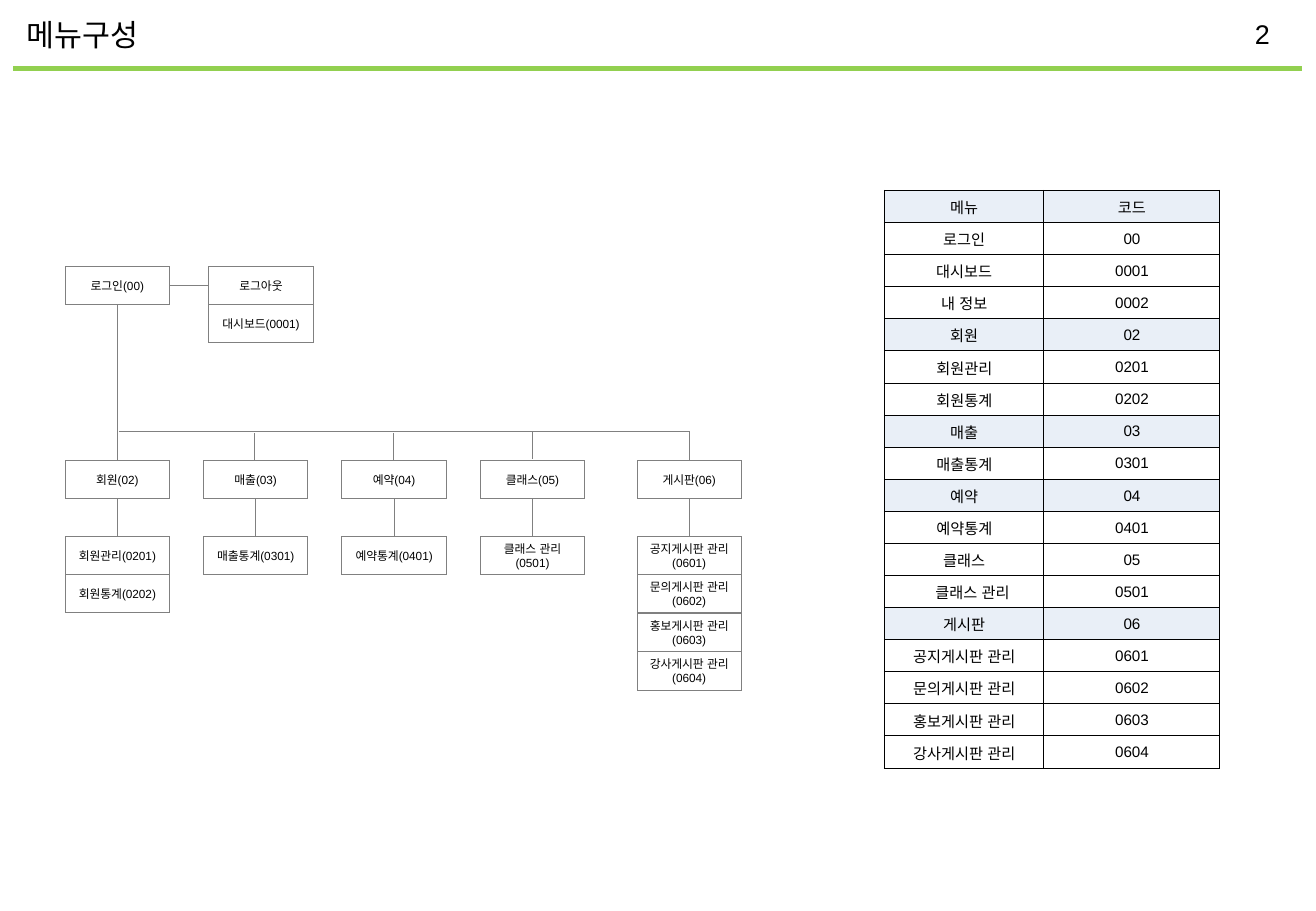
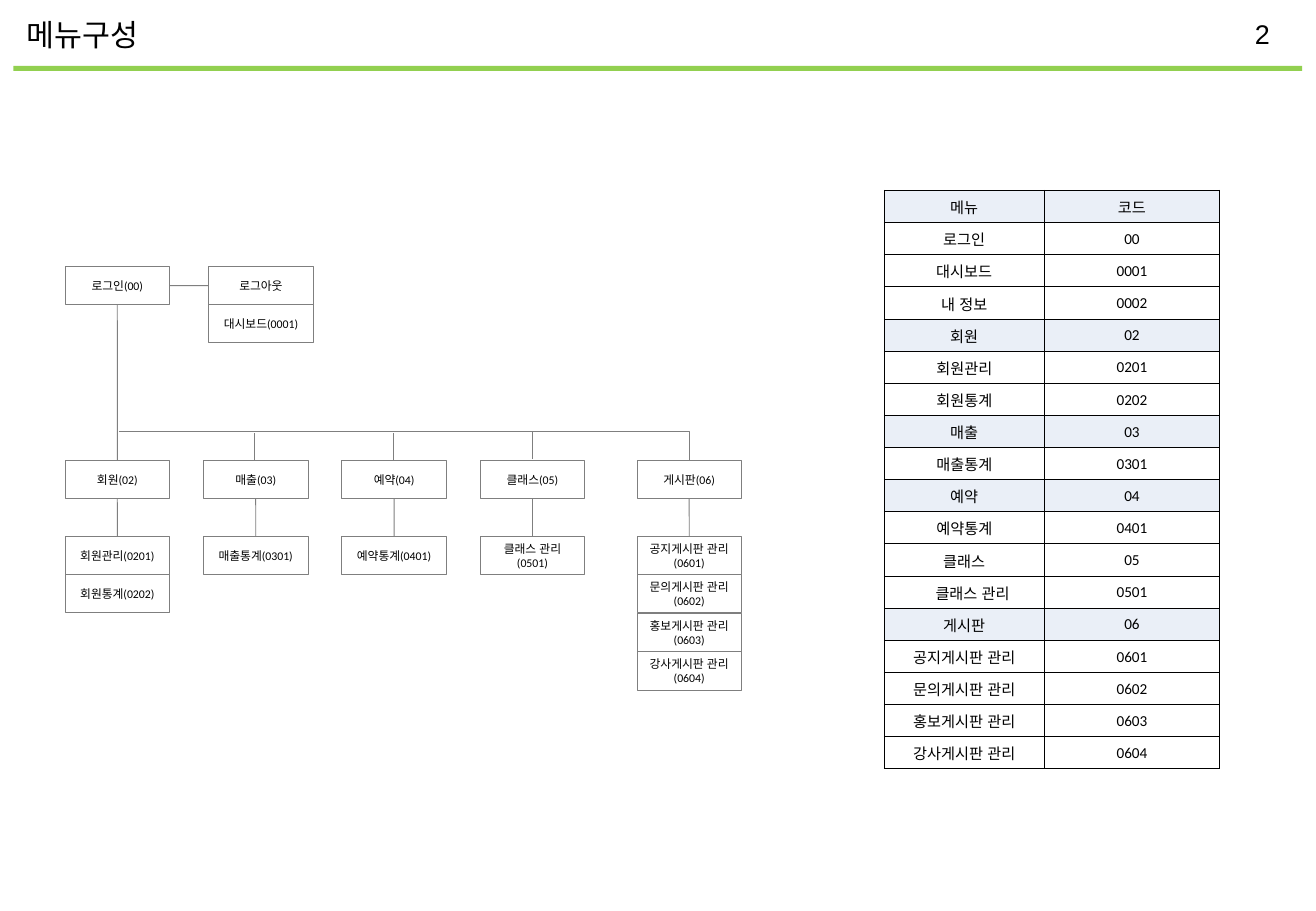
Before and after one commit to jmlim1107/jmlim1107.kh, a slide deck: slide 2 of 스토리보드/3조_스토리보드_20230314_관리자.pptx. Drawn at 1316x911 pixels with LibreOffice and Linux fonts; fonts in the diff are those of the drawing. Boxes give left, top, right and bottom in pixels: in the first picture for what was removed or moved away, otherwise in the second. Text is boxed around its words. In the diff, an @@ line names an element or a change of style, - is before the commit and + after.

```diff
--- a/스토리보드/3조_스토리보드_20230314_관리자.pptx
+++ b/스토리보드/3조_스토리보드_20230314_관리자.pptx
@@ table at <box>885,191,1220,769</box> @@
@@ font Arial to Noto Sans CJK KR in "메뉴", "코드", "로그인", "대시보드" and 15 more places @@
@@ font Arial to Calibri in "00", "0001", "0002", "02" and 13 more places @@
@@ rectangle "로그인(00)" at <box>66,266,170,305</box>: font Arial to Noto Sans CJK KR, font Arial to Calibri in "로그인(00)"; outline #808080 0.5 pt to #7F7F7F 0.5 pt @@
@@ rectangle "로그아웃" at <box>209,266,314,305</box>: font Arial to Noto Sans CJK KR; outline #808080 0.5 pt to #7F7F7F 0.5 pt @@
@@ line (118, 305) - (118, 462): stroke #808080 0.5 pt to #7F7F7F 0.5 pt @@
@@ rectangle "대시보드(0001)" at <box>209,304,314,343</box>: font Arial to Noto Sans CJK KR, font Arial to Calibri in "대시보드(0001)"; outline #808080 0.5 pt to #7F7F7F 0.5 pt @@
@@ rectangle "회원(02)" at <box>66,461,170,499</box>: font Arial to Noto Sans CJK KR, font Arial to Calibri in "회원(02)"; outline #808080 0.5 pt to #7F7F7F 0.5 pt @@
@@ rectangle "매출(03)" at <box>204,461,309,499</box>: font Arial to Noto Sans CJK KR, font Arial to Calibri in "매출(03)"; outline #808080 0.5 pt to #7F7F7F 0.5 pt @@
@@ rectangle "예약(04)" at <box>341,461,446,499</box>: font Arial to Noto Sans CJK KR, font Arial to Calibri in "예약(04)"; outline #808080 0.5 pt to #7F7F7F 0.5 pt @@
@@ rectangle "클래스(05)" at <box>480,461,584,499</box>: font Arial to Noto Sans CJK KR, font Arial to Calibri in "클래스(05)"; outline #808080 0.5 pt to #7F7F7F 0.5 pt @@
@@ rectangle "게시판(06)" at <box>637,461,741,499</box>: font Arial to Noto Sans CJK KR, font Arial to Calibri in "게시판(06)"; outline #808080 0.5 pt to #7F7F7F 0.5 pt @@
@@ line (255, 499) - (255, 536): stroke #808080 0.5 pt to #7F7F7F 0.5 pt @@
@@ line (394, 499) - (394, 536): stroke #808080 0.5 pt to #7F7F7F 0.5 pt @@
@@ line (689, 499) - (689, 536): stroke #808080 0.5 pt to #7F7F7F 0.5 pt @@
@@ rectangle "회원관리(0201)" at <box>66,536,170,575</box>: font Arial to Noto Sans CJK KR, font Arial to Calibri in "회원관리(0201)"; outline #808080 0.5 pt to #7F7F7F 0.5 pt @@
@@ rectangle "매출통계(0301)" at <box>204,536,309,575</box>: font Arial to Noto Sans CJK KR, font Arial to Calibri in "매출통계(0301)"; outline #808080 0.5 pt to #7F7F7F 0.5 pt @@
@@ rectangle "예약통계(0401)" at <box>341,536,446,575</box>: font Arial to Noto Sans CJK KR, font Arial to Calibri in "예약통계(0401)"; outline #808080 0.5 pt to #7F7F7F 0.5 pt @@
@@ rectangle "클래스 관리" at <box>480,536,584,575</box>: font Arial to Noto Sans CJK KR in "클래스 관리"; font Arial to Calibri in "(0501)"; outline #808080 0.5 pt to #7F7F7F 0.5 pt @@
@@ rectangle "공지게시판 관리" at <box>637,536,741,575</box>: font Arial to Noto Sans CJK KR in "공지게시판 관리"; font Arial to Calibri in "(0601)"; outline #808080 0.5 pt to #7F7F7F 0.5 pt @@
@@ rectangle "회원통계(0202)" at <box>66,575,170,614</box>: font Arial to Noto Sans CJK KR, font Arial to Calibri in "회원통계(0202)"; outline #808080 0.5 pt to #7F7F7F 0.5 pt @@
@@ rectangle "문의게시판 관리" at <box>637,575,741,614</box>: font Arial to Noto Sans CJK KR in "문의게시판 관리"; font Arial to Calibri in "(0602)"; outline #808080 0.5 pt to #7F7F7F 0.5 pt @@
@@ rectangle "홍보게시판 관리" at <box>637,614,741,653</box>: font Arial to Noto Sans CJK KR in "홍보게시판 관리"; font Arial to Calibri in "(0603)"; outline #808080 0.5 pt to #7F7F7F 0.5 pt @@
@@ rectangle "강사게시판 관리" at <box>637,653,741,691</box>: font Arial to Noto Sans CJK KR in "강사게시판 관리"; font Arial to Calibri in "(0604)"; outline #808080 0.5 pt to #7F7F7F 0.5 pt @@
```
Also in this commit, not shown: 18 other slides changed, 3 slides added, 3 other files.
